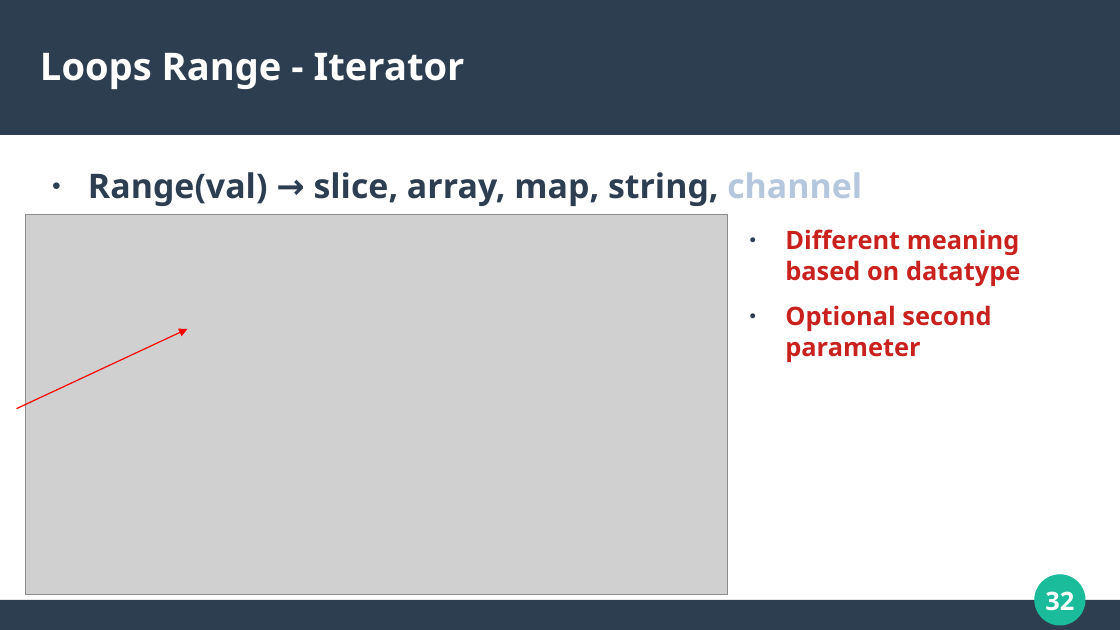
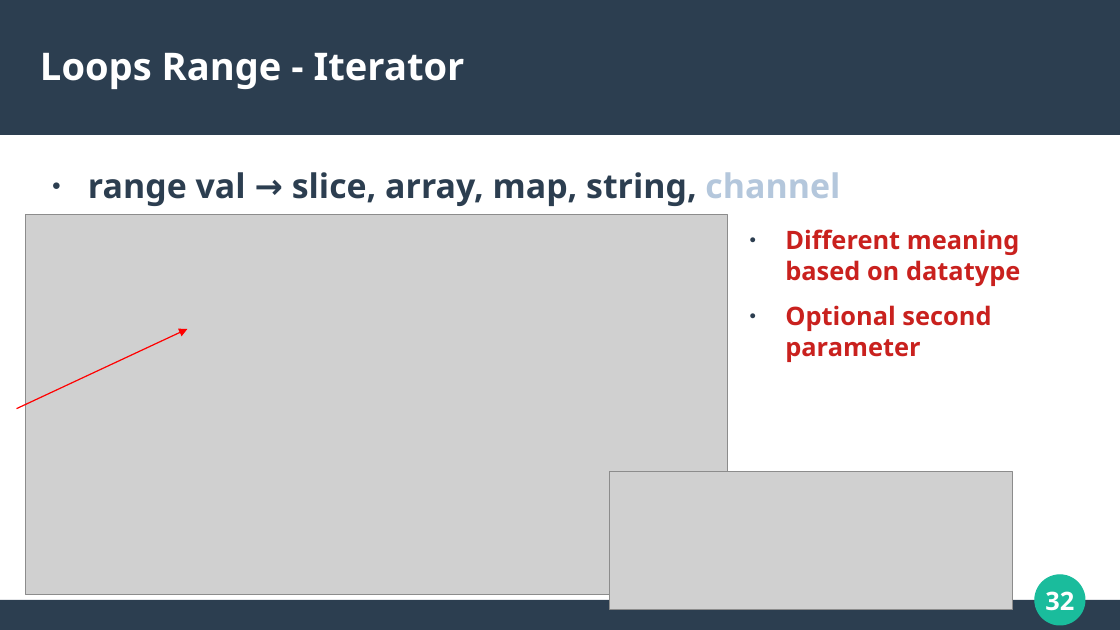
Before and after one commit to calvincramer/golang-training-1, a slide deck: slide 32 of presentation-1.odp. Drawn at 1120x630 pixels with LibreOffice and Linux fonts; fonts in the diff are those of the drawing; grey boxes stand for pictures. Boxes give left, top, right and bottom in pixels: in the first picture for what was removed or moved away, otherwise in the second. Text is boxed around its words. In the diff, an @@ line names an element or a change of style, - is before the commit and + after.

```diff
--- a/presentation-1.odp
+++ b/presentation-1.odp
@@ text at (88, 172, 840, 206): text changed @@
-● Range(val) → slice, array, map, string, channel
+● range val → slice, array, map, string, channel
@@ picture added at (610, 472, 1013, 610) @@
```
Also in this commit, not shown: 17 other slides changed, 1 other file.
